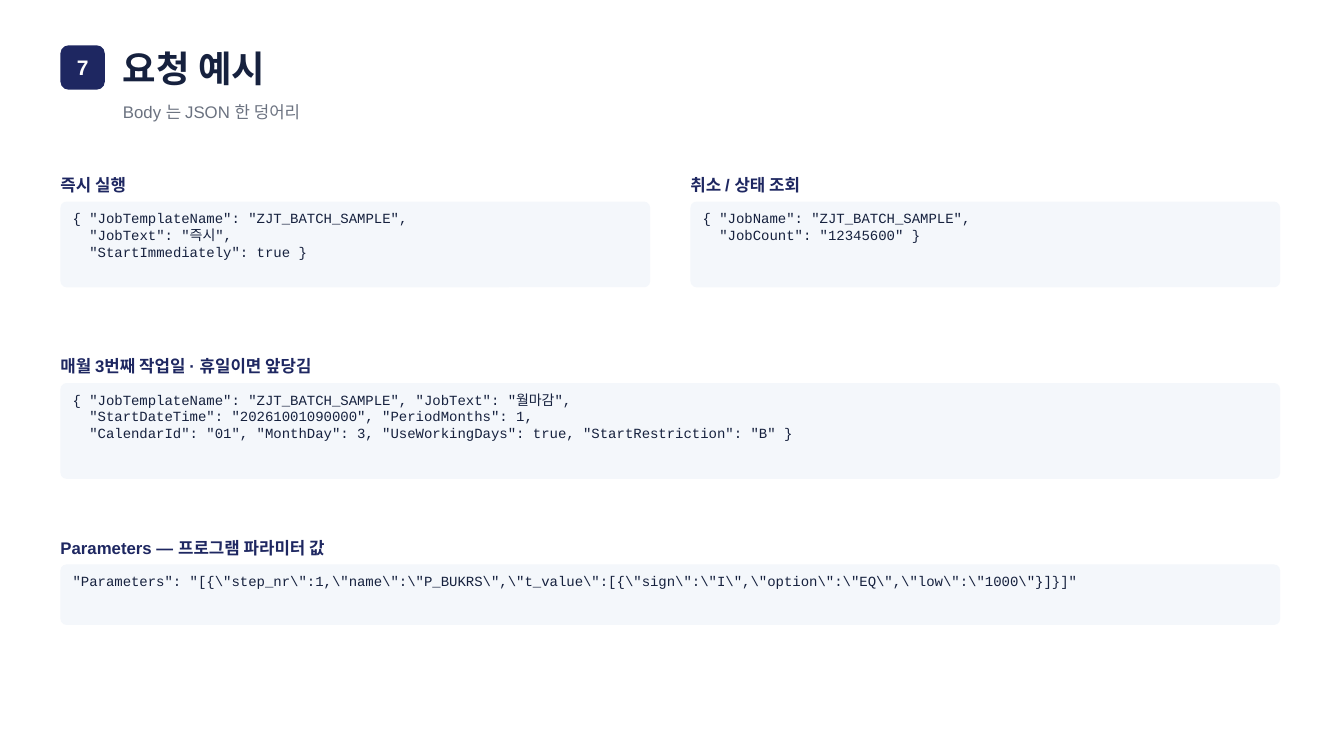
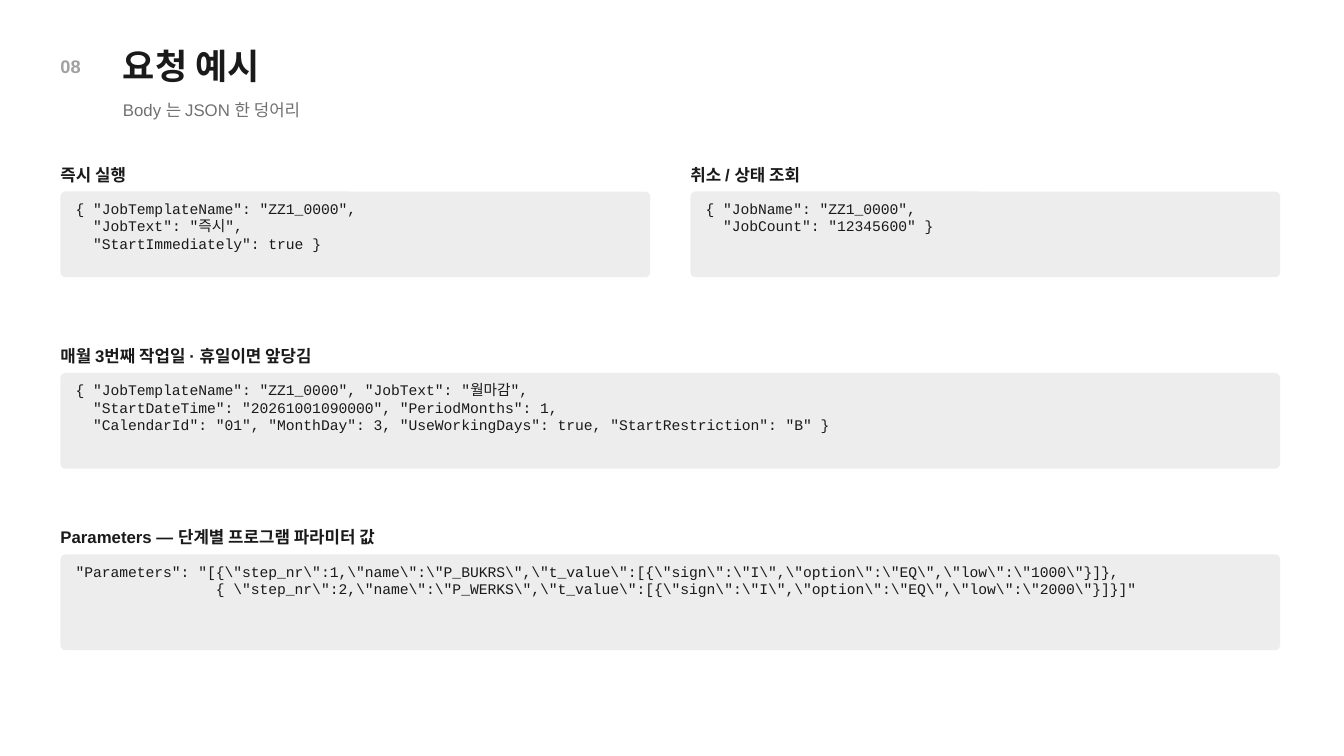
Before and after one commit to i0099222-cmd/ai, a slide deck: slide 9 of abap/zbc_job/SM36_to_OData_회의자료.pptx (slide 8 before the commit). Drawn at 1344x756 pixels with LibreOffice and Linux fonts; fonts in the diff are those of the drawing. Boxes give left, top, right and bottom in pixels: in the first picture for what was removed or moved away, otherwise in the second. Text is boxed around its words. In the diff, an @@ line names an element or a change of style, - is before the commit and + after.

```diff
--- a/abap/zbc_job/SM36_to_OData_회의자료.pptx
+++ b/abap/zbc_job/SM36_to_OData_회의자료.pptx
@@ rounded rectangle removed at box(60, 45, 105, 90) @@
@@ text "요청 예시" at box(123, 49, 259, 82): size 26 to 25 pt, text colour #16213E to #1A1A1A @@
@@ text added at box(60, 60, 80, 73), 13 pt, text #A0A0A0, bold @@
+08
@@ text removed at box(77, 60, 89, 75) @@
-7
@@ text "Body 는 JSON 한 덩어리" at box(123, 102, 300, 120): text colour #6B7280 to #707070 @@
@@ text colour #1E2761 to #1A1A1A in 3 elements at box(60, 167, 126, 183), box(60, 348, 311, 364), box(690, 167, 800, 183) @@
@@ text "{ "JobTemplateName": "ZZ1_0000",": place and size @@
-text "{ "JobTemplateName": "ZZ1_0000"," at box(89, 213, 407, 260)
+text "{ "JobTemplateName": "ZZ1_0000"," at box(93, 203, 356, 252)
@@ text at box(93, 203, 356, 217): text changed; size 10 to 10.5 pt; text colour #16213E to #1A1A1A @@
-{ "JobTemplateName": "ZJT_BATCH_SAMPLE",
+{ "JobTemplateName": "ZZ1_0000",
@@ 3 texts, 3 rounded rectangles: place and size @@
-3 texts, 3 rounded rectangles at box(60, 177, 1280, 479)
+3 texts, 3 rounded rectangles at box(60, 167, 1280, 469)
@@ text "{ "JobName": "ZZ1_0000",": place and size @@
-text "{ "JobName": "ZZ1_0000"," at box(719, 213, 970, 240)
+text "{ "JobName": "ZZ1_0000"," at box(723, 203, 916, 231)
@@ text at box(723, 203, 916, 217): text changed; size 10 to 10.5 pt; text colour #16213E to #1A1A1A @@
-{ "JobName": "ZJT_BATCH_SAMPLE",
+{ "JobName": "ZZ1_0000",
@@ text at box(93, 221, 303, 252): size 10 to 10.5 pt, text colour #16213E to #1A1A1A in ""JobText": "즉시",", ""StartImmediately": true }" @@
@@ text at box(723, 221, 916, 231): size 10 to 10.5 pt, text colour #16213E to #1A1A1A in ""JobCount": "12345600" }" @@
@@ text "{ "JobTemplateName": "ZZ1_0000", "JobText": "월마감",": place and size @@
-text "{ "JobTemplateName": "ZZ1_0000", "JobText": "월마감"," at box(89, 394, 776, 441)
+text "{ "JobTemplateName": "ZZ1_0000", "JobText": "월마감"," at box(93, 384, 812, 433)
@@ text at box(93, 384, 528, 398): text changed; size 10 to 10.5 pt; text colour #16213E to #1A1A1A @@
-{ "JobTemplateName": "ZJT_BATCH_SAMPLE", "JobText": "월마감",
+{ "JobTemplateName": "ZZ1_0000", "JobText": "월마감",
@@ text at box(93, 402, 812, 433): size 10 to 10.5 pt, text colour #16213E to #1A1A1A in ""StartDateTime": "20261001090000", "PeriodMonths": 1,", ""CalendarId": "01", "MonthDay": 3, "UseWorkingDays": true, " ..." @@
@@ text at box(60, 529, 374, 545): text changed; text colour #1E2761 to #1A1A1A @@
-Parameters — 프로그램 파라미터 값
+Parameters — 단계별 프로그램 파라미터 값
@@ fill #F4F7FB to #EDEDED; proportions changed in 4 elements at box(60, 192, 650, 277), box(60, 373, 1280, 469), box(691, 192, 1280, 277), box(60, 555, 1280, 650) @@
@@ rounded rectangle: place and size @@
-rounded rectangle at box(60, 565, 1280, 625)
+rounded rectangle at box(60, 555, 1280, 650)
@@ text at box(76, 566, 1136, 597): text changed; size 10 to 10.5 pt; text colour #16213E to #1A1A1A @@
-"Parameters": "[{\"step_nr\":1,\"name\":\"P_BUKRS\",\"t_value\":[{\"sign\":\"I\",\"option\":\"EQ\",\"low\":\"1000\"}]}]"
+"Parameters": "[{\"step_nr\":1,\"name\":\"P_BUKRS\",\"t_value\":[{\"sign\":\"I\",\"option\":\"EQ\",\"low\":\"1000\"}]},
+{ \"step_nr\":2,\"name\":\"P_WERKS\",\"t_value\":[{\"sign\":\"I\",\"option\":\"EQ\",\"low\":\"2000\"}]}]"
```
Also in this commit, not shown: 8 other slides changed, 1 slide added.
